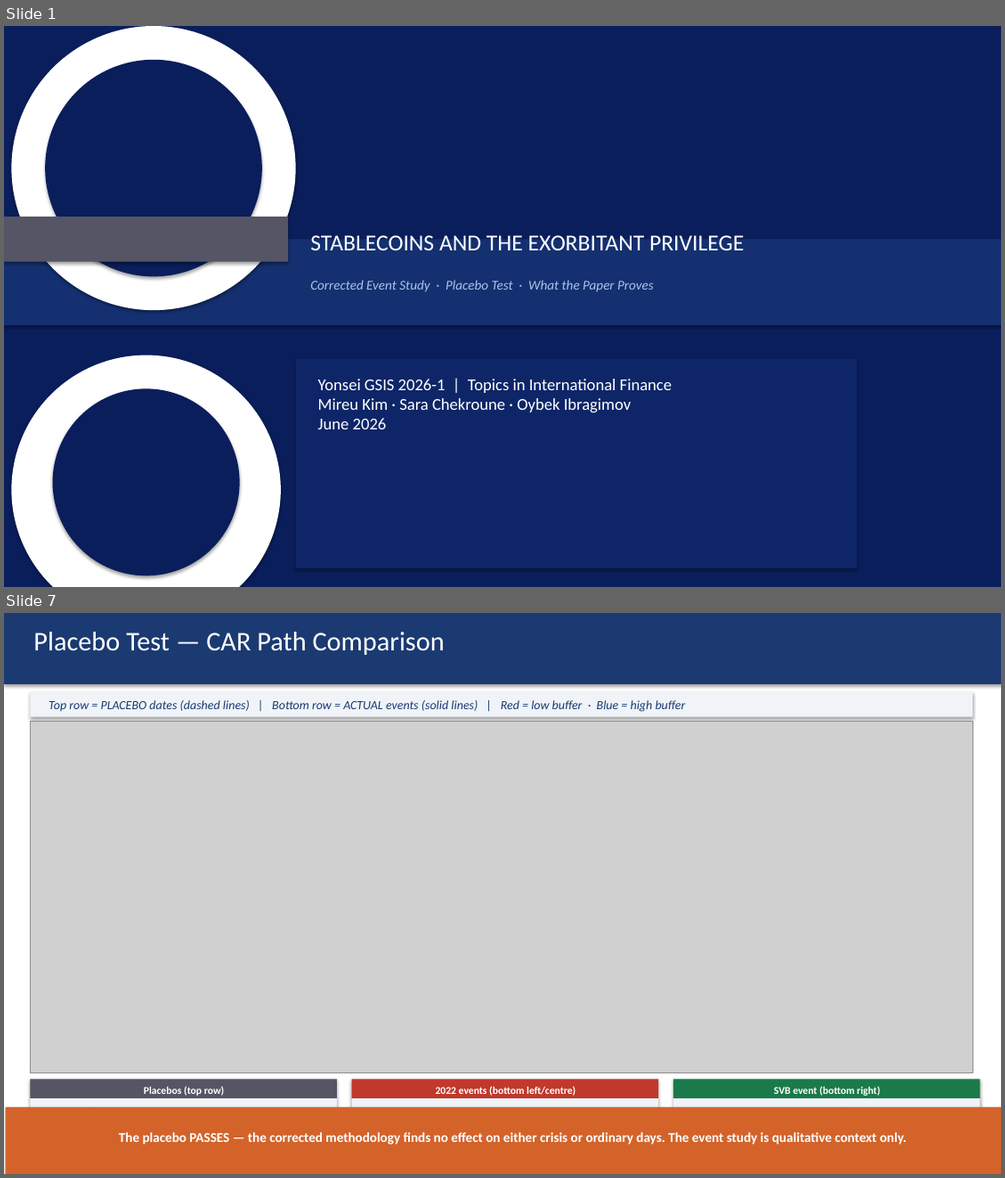
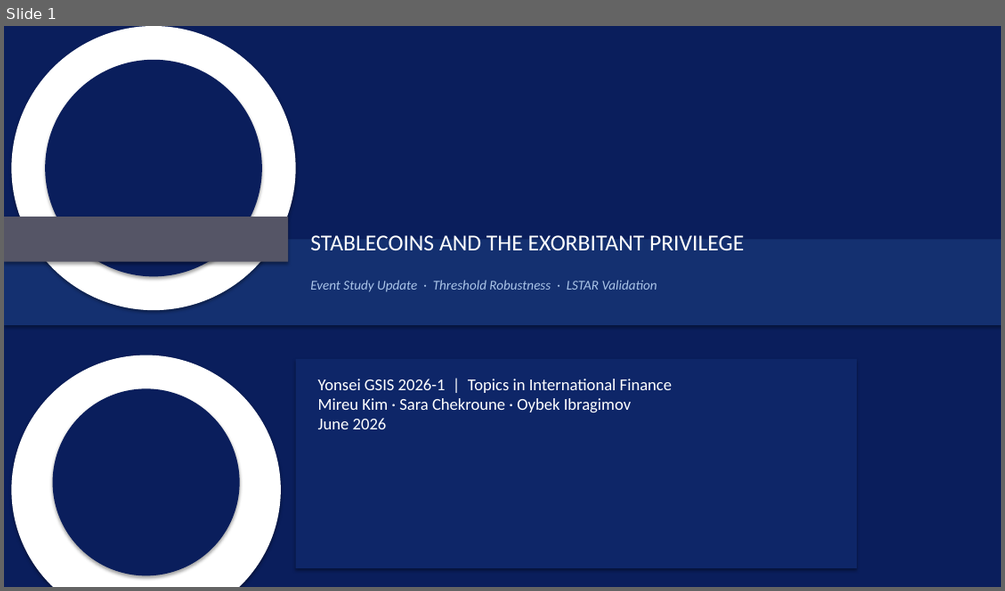
Before and after one commit to kimmireu0921/Stablecoins-and-the-Exorbitant-Privilege, a slide deck: presentations/0602_Stablecoin_Exorbitant_Privilege.pptx. Shown one above the other, each under a label of ours: slides 1 and 7 before the commit, slide 1 after it; the slides between them are not shown. The pictures are 1005x1178 and 1005x591 pixels, drawn with LibreOffice and Linux fonts; fonts in the diff are those of the drawing; grey boxes stand for pictures. Boxes give left, top, right and bottom in pixels: in the first picture for what was removed or moved away, otherwise in the second. Text is boxed around its words. In the diff, an @@ line names an element or a change of style, - is before the commit and + after.

```diff
--- a/presentations/0602_Stablecoin_Exorbitant_Privilege.pptx
+++ b/presentations/0602_Stablecoin_Exorbitant_Privilege.pptx
@@ slide 7 removed at (4, 613, 1001, 1174), background #FFFFFF @@
@@ rectangle removed at (4, 613, 1001, 1174) @@
@@ rectangle removed at (4, 613, 1001, 684) @@
@@ text removed at (33, 632, 445, 655) @@
-Placebo Test — CAR Path Comparison
@@ rectangle removed at (30, 691, 972, 717) @@
@@ text removed at (48, 700, 686, 712) @@
-Top row = PLACEBO dates (dashed lines) | Bottom row = ACTUAL events (solid lines) | Red = low buffer · Blue = high buffer
@@ picture removed at (30, 722, 972, 1073) @@
@@ rectangle removed at (30, 1078, 337, 1098) @@
@@ text removed at (144, 1086, 225, 1095) @@
-Placebos (top row)
@@ rectangle removed at (352, 1078, 658, 1098) @@
@@ text removed at (436, 1086, 575, 1095) @@
-2022 events (bottom left/centre)
@@ rectangle removed at (673, 1078, 979, 1098) @@
@@ text removed at (774, 1086, 880, 1095) @@
-SVB event (bottom right)
@@ rectangle removed at (6, 1107, 1001, 1174) @@
@@ rectangle removed at (30, 1098, 337, 1130) @@
@@ text removed at (82, 1105, 286, 1107) @@
-All near zero — as expected. No event, no effect.
@@ rectangle removed at (352, 1098, 658, 1130) @@
@@ text removed at (368, 1105, 643, 1107) @@
-Near zero — same as placebos. Crisis-specific buying offset Tether selling.
@@ rectangle removed at (673, 1098, 979, 1130) @@
@@ text removed at (687, 1105, 967, 1107) @@
-Sharp transient dip then recovery. Fully explained by banking panic VIX/equity.
@@ text removed at (119, 1132, 906, 1144) @@
-The placebo PASSES — the corrected methodology finds no effect on either crisis or ordinary days. The event study is qualitative context only.
@@ slide 1 changed as well @@
@@ text at (310, 280, 657, 292): text changed @@
-Corrected Event Study · Placebo Test · What the Paper Proves
+Event Study Update · Threshold Robustness · LSTAR Validation
```
Also in this commit, not shown: 2 other slides changed, 4 slides added, 5 other slides removed, 2 other files.
